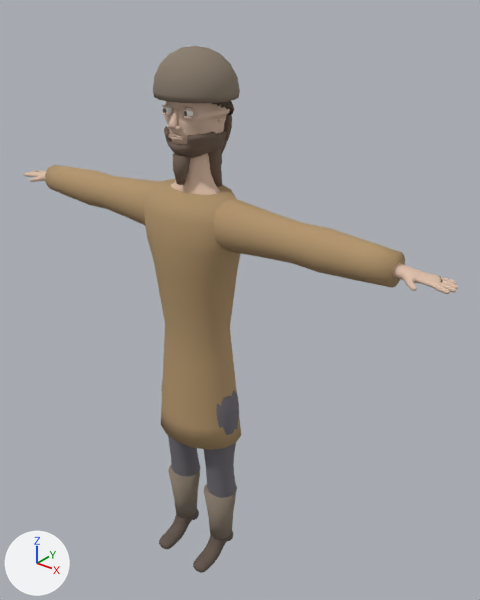
Two versions of the glTF model game/assets/people/kazan-m.glb, one commit apart.
Rendered twice from a 50 mm camera at (1.8, -1.95, 2.71) aimed at (0.1, 0.18, 1.39). Arrows for +X, +Y and +Z are at lower left; the lights stay in place. The picture after the commit comes second. Vertices at exactly the same position are counted once.

Objects in the first picture: 'Beard_full', 'Body', 'Dress_1_coat', 'Dress_1_sleeve_l', 'Dress_1_sleeve_r', 'Dress_3_boots_l', 'Dress_3_boots_r', 'Head', 'Headgear_furhat', 'Lid_lower_l', 'Lid_upper_r', 'Nose' and 7 more.
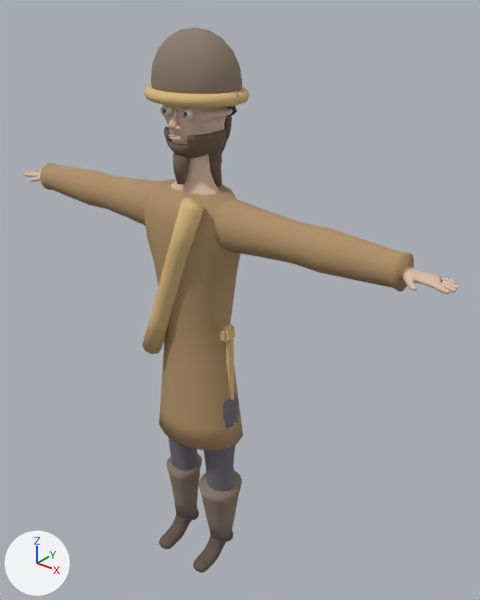
The newer file adds a shape key; the second version is drawn at full value of the shape key 'heavy' of 'Dress_5_boots_l', and the change is written as the vertex moves it makes.

Location of each change, [x1, y1, x2, y2] in pixels of the pictures (480 x 600 px; the box of a moved part takes in the faces that stretch with it):
'Dress_1_coat', reshaped
    before: [144, 179, 241, 450]
    after: [144, 179, 243, 451]
'Dress_1_sleeve_l', reshaped
    before: [213, 199, 405, 288]
    after: [213, 199, 414, 292]
'Headgear_furhat', reshaped
    before: [153, 46, 240, 103]
    after: [151, 27, 242, 94]
'Dress_1_sleeve_r', reshaped
    before: [45, 165, 161, 226]
    after: [40, 163, 161, 226]
'Dress_2_wrap', added (beige)
    after: [142, 198, 204, 354]
'Dress_5_boots_l', added (brown)
    after: [198, 470, 242, 539]
'Headgear_furhat_band', added (beige)
    after: [144, 85, 249, 108]
'Dress_3_boots_r', reshaped (9% wider, 18% taller)
    before: [168, 464, 201, 518]
    after: [166, 454, 202, 518]
'Dress_3_boots_l', deleted (brown)
    before: [204, 483, 237, 539]
'Dress_4_tail_1', now drawn
    after: [226, 339, 234, 400]
'Dress_4_knot', added
    after: [219, 323, 235, 343]
'Lid_lower_l', moved
    before: [183, 115, 193, 118]
    after: [183, 115, 193, 119]
'Lid_upper_r', moved
    before: [162, 105, 172, 108]
    after: [162, 106, 172, 108]
part 1 of me_dress_1_coat, moved or reshaped
    before: [161, 346, 241, 450]
    after: [159, 346, 243, 451]
part 2 of me_dress_1_sleeve_l, built on
    before: [389, 252, 405, 288]
    after: [389, 252, 414, 292]
part 3 of me_dress_1_sleeve_r, built on
    after: [40, 163, 56, 190]
part 4 of me_dress_3_boots_r, built on
    before: [168, 464, 200, 479]
    after: [166, 454, 202, 479]
part 5 of me_dress_3_boots_r, recoloured (darker)
    both: [169, 471, 200, 500]
part 9 of me_nose, moved or reshaped
    both: [168, 109, 178, 129]

Diff of the bpy script that builds the scene:
```diff
--- a/game/assets/people/kazan-m.glb.py
+++ b/game/assets/people/kazan-m.glb.py
@@ mat_dress_kazan_second @@
 mat_dress_kazan_second = principled_material('dress_kazan_second')
-mat_dress_kazan_second.base_color = (0.25, 0.2, 0.15)  # brown #897c6c
+mat_dress_kazan_second.base_color = (0.72, 0.5, 0.22)  # beige #ddbc81
 mat_dress_kazan_second.roughness = 0.9
@@ me_dress_1_coat @@
-me_dress_1_coat.from_pydata(...)  # 176 vertices, 348 faces; spans x -0.261..0.261, y -0.166..0.164, z 0.75..1.93
+me_dress_1_coat.from_pydata(...)  # 176 vertices, 348 faces; spans x -0.261..0.261, y -0.17..0.17, z 0.75..1.93
+# me_dress_1_coat part 1: 64 of 176 vertices moved; they spanned x -0.22..0.22, y -0.164..0.164, z 0.75..1.08 and now span x -0.229..0.229, y -0.17..0.17, z 0.75..1.08; mean shift (0.0, 0.0, 0.0); largest move (0.22, 0.0, 0.75) -> (0.229, 0.0, 0.75)
 me_dress_1_coat.materials.append(mat_dress_kazan_main)
@@ me_dress_1_sleeve_l @@
-me_dress_1_sleeve_l.from_pydata(...)  # 112 vertices, 220 faces; spans x 0.135..0.925, y -0.1..0.1, z 1.712..1.922
+me_dress_1_sleeve_l.from_pydata(...)  # 128 vertices, 252 faces; spans x 0.135..0.955, y -0.1..0.1, z 1.712..1.922
+# me_dress_1_sleeve_l part 2
+# 14 faces are deleted
+# 16 vertices are added at x 0.955, y -0.064..0.064, z 1.749..1.885
+# 46 new faces join them
 me_dress_1_sleeve_l.materials.append(mat_dress_kazan_main)
@@ me_dress_1_sleeve_r @@
-me_dress_1_sleeve_r.from_pydata(...)  # 112 vertices, 220 faces; spans x -0.925..-0.135, y -0.1..0.1, z 1.712..1.922
+me_dress_1_sleeve_r.from_pydata(...)  # 128 vertices, 252 faces; spans x -0.955..-0.135, y -0.1..0.1, z 1.712..1.922
+# me_dress_1_sleeve_r part 3
+# 14 faces are deleted
+# 16 vertices are added at x -0.955, y -0.064..0.064, z 1.749..1.885
+# 46 new faces join them
 me_dress_1_sleeve_r.materials.append(mat_dress_kazan_main)
@@ me_dress_3_boots_r @@
-me_dress_3_boots_r.from_pydata(...)  # 48 vertices, 92 faces; spans x -0.201..-0.041, y -0.087..0.087, z 0.14..0.42
+me_dress_3_boots_r.from_pydata(...)  # 64 vertices, 124 faces; spans x -0.211..-0.031, y -0.097..0.097, z 0.14..0.46
+# me_dress_3_boots_r part 4
+# 14 faces are deleted
+# 16 vertices are added at x -0.211..-0.031, y -0.097..0.097, z 0.46
+# 46 new faces join them
+# me_dress_3_boots_r part 5: 78 faces spanning x -0.201..-0.041, y -0.087..0.087, z 0.14..0.42 switch from mat_dress_kazan_second (brown #897c6c) to mat_dress_kazan_fur (brown #8b7c6c)
@@ me_headgear_furhat @@
-me_headgear_furhat.from_pydata(...)  # 109 vertices, 214 faces; spans x -0.173..0.173, y -0.124..0.195, z 2.291..2.475
+me_headgear_furhat.from_pydata(...)  # 109 vertices, 214 faces; spans x -0.19..0.19, y -0.118..0.19, z 2.289..2.54
+# me_headgear_furhat part 6: 214 faces spanning x -0.19..0.19, y -0.118..0.19, z 2.289..2.54 switch from mat_dress_kazan_second (brown #897c6c) to mat_dress_kazan_fur (brown #8b7c6c)
+# edits to the shape of me_headgear_furhat do not show in these pictures
@@ me_lid_lower_l @@
-me_lid_lower_l.from_pydata(...)  # 54 vertices, 104 faces; spans x 0.0283..0.0805, y -0.0899..-0.0684, z 2.2313..2.2395
+me_lid_lower_l.from_pydata(...)  # 54 vertices, 104 faces; spans x 0.0283..0.0805, y -0.0899..-0.0684, z 2.2297..2.2379
+# me_lid_lower_l part 7: the whole mesh is moved by (0.0, 0.0, -0.0016)
 me_lid_lower_l.materials.append(mat_skin)
@@ me_lid_upper_r @@
-me_lid_upper_r.from_pydata(...)  # 54 vertices, 104 faces; spans x -0.0805..-0.0283, y -0.0899..-0.0684, z 2.2585..2.2667
+me_lid_upper_r.from_pydata(...)  # 54 vertices, 104 faces; spans x -0.0805..-0.0283, y -0.0899..-0.0684, z 2.2569..2.2651
+# me_lid_upper_r part 8: the whole mesh is moved by (0.0, 0.0, -0.0016)
 me_lid_upper_r.materials.append(mat_skin)
@@ me_nose @@
-me_nose.from_pydata(...)  # 72 vertices, 140 faces; spans x -0.0213..0.0213, y -0.1125..-0.0771, z 2.1783..2.2607
+me_nose.from_pydata(...)  # 72 vertices, 140 faces; spans x -0.0223..0.0223, y -0.112..-0.0771, z 2.178..2.2588
+# me_nose part 9: 72 of 72 vertices moved; they spanned x -0.0213..0.0213, y -0.1125..-0.0771, z 2.1783..2.2607 and now span x -0.0223..0.0223, y -0.112..-0.0771, z 2.178..2.2588; mean shift (0.0, 0.0003, -0.001)
 me_nose.materials.append(mat_skin)
@@ ob_dress_3_boots_l @@
-ob_dress_3_boots_l = bpy.data.objects.new('Dress_3_boots_l', me_dress_3_boots_l)
@@ ob_dress_4_knot @@
+ob_dress_4_knot = bpy.data.objects.new('Dress_4_knot', me_dress_4_knot)  # 32 vertices, 60 faces; spans x 0.125..0.195, y -0.03..0.04, z 1.28..1.35; in mat_dress_kazan_second (beige #ddbc81)
+ob_dress_4_knot.location = (0.0, 0.0, 0.0)
@@ ob_headgear_furhat_band @@
+ob_headgear_furhat_band = bpy.data.objects.new('Headgear_furhat_band', me_headgear_furhat_band)  # 230 vertices, 460 faces; spans x -0.221..0.221, y -0.146..0.217, z 2.276..2.326; in mat_dress_kazan_second (beige #ddbc81)
+ob_headgear_furhat_band.location = (0.0, 0.0, 0.0)
@@ ob_dress_5_boots_l @@
+ob_dress_5_boots_l = bpy.data.objects.new('Dress_5_boots_l', me_dress_5_boots_l)  # 64 vertices, 124 faces; spans x 0.016..0.226, y -0.113..0.113, z 0.14..0.46; in mat_dress_kazan_fur (brown #8b7c6c)
+ob_dress_5_boots_l.location = (0.0, 0.0, 0.0)
@@ ob_dress_2_wrap @@
+ob_dress_2_wrap = bpy.data.objects.new('Dress_2_wrap', me_dress_2_wrap)  # 40 vertices, 76 faces; spans x -0.202..0.182, y -0.2..-0.09, z 1.173..1.947; in mat_dress_kazan_second (beige #ddbc81)
+ob_dress_2_wrap.location = (0.0, 0.0, 0.0)
```
